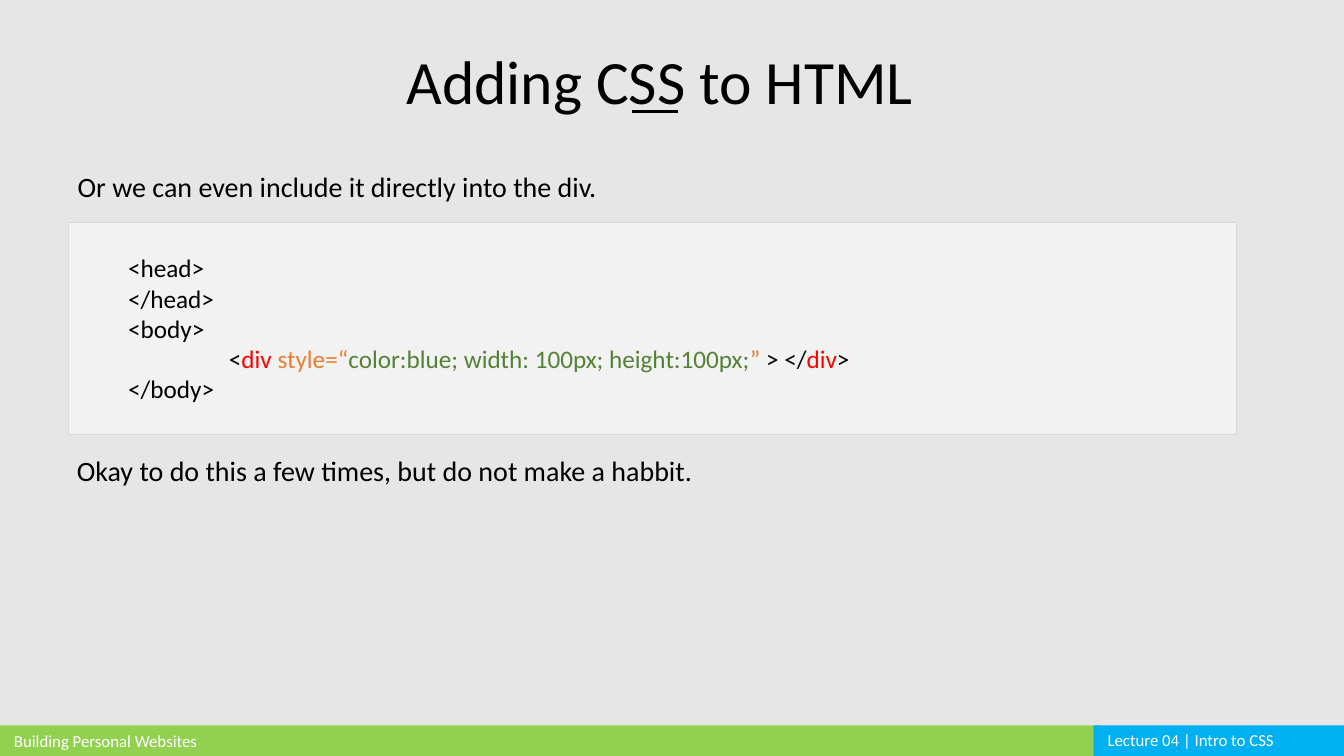
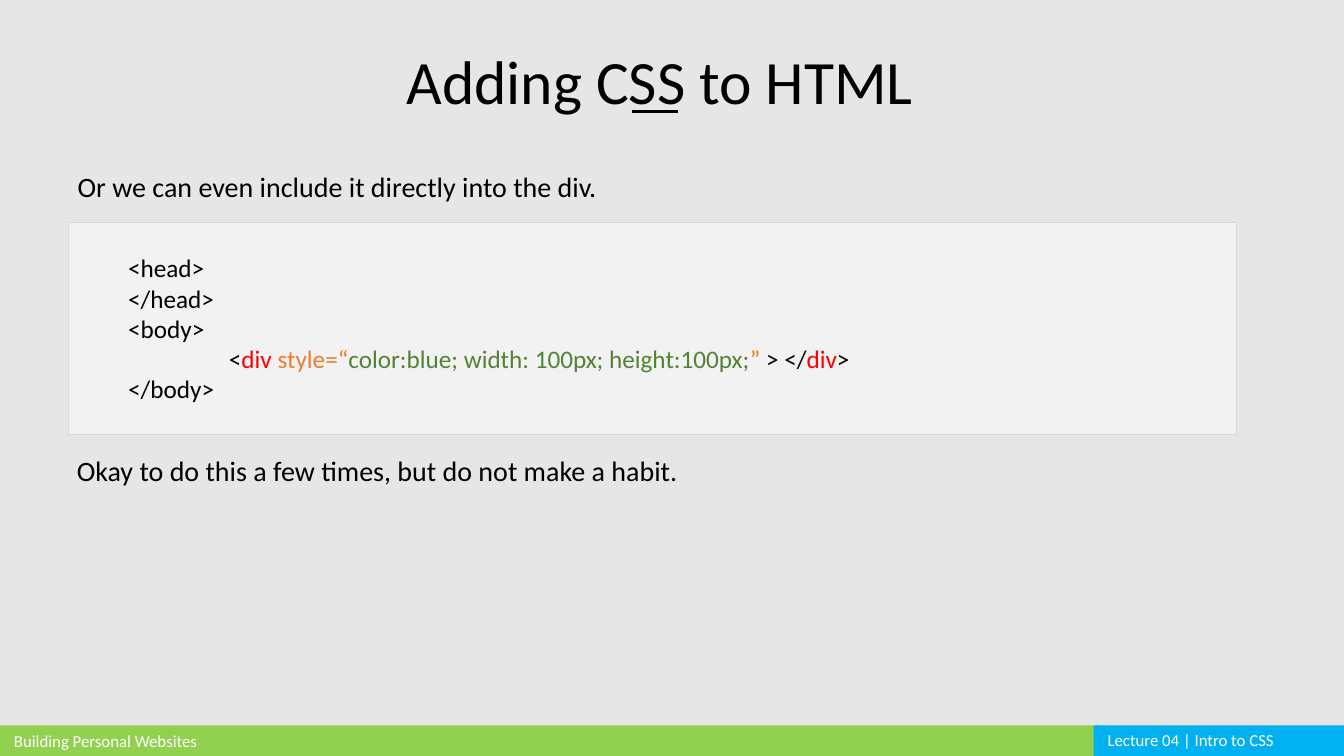
Before and after one commit to cardadfar/stuco_webdev_website, a slide deck: slide 8 of assets/lectures/BPW_Lecture_04.pptx. Drawn at 1344x756 pixels with LibreOffice and Linux fonts; fonts in the diff are those of the drawing. Boxes give left, top, right and bottom in pixels: in the first picture for what was removed or moved away, otherwise in the second. Text is boxed around its words. In the diff, an @@ line names an element or a change of style, - is before the commit and + after.

Commit message:
updated slides

```diff
--- a/assets/lectures/BPW_Lecture_04.pptx
+++ b/assets/lectures/BPW_Lecture_04.pptx
@@ text at box(77, 461, 677, 486): text changed @@
-Okay to do this a few times, but do not make a habbit.
+Okay to do this a few times, but do not make a habit.
```
Also in this commit, not shown: 12 other files.
